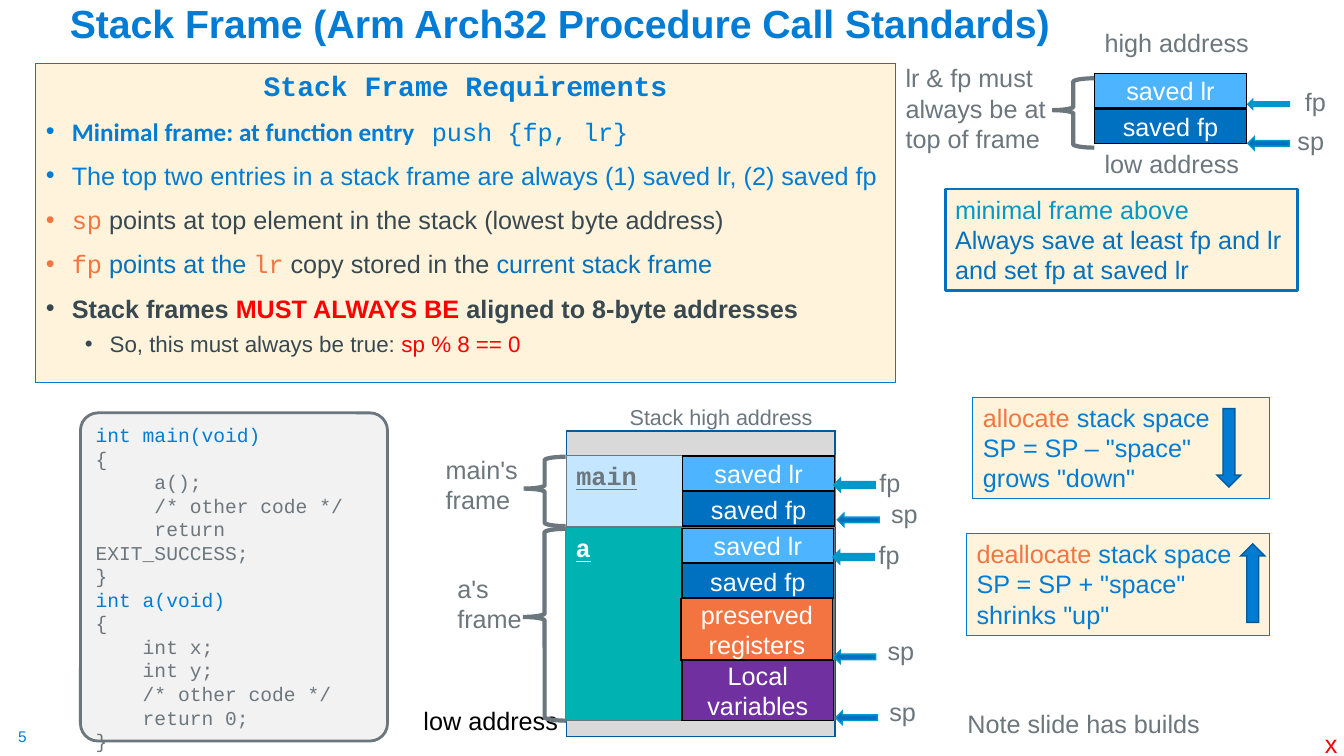
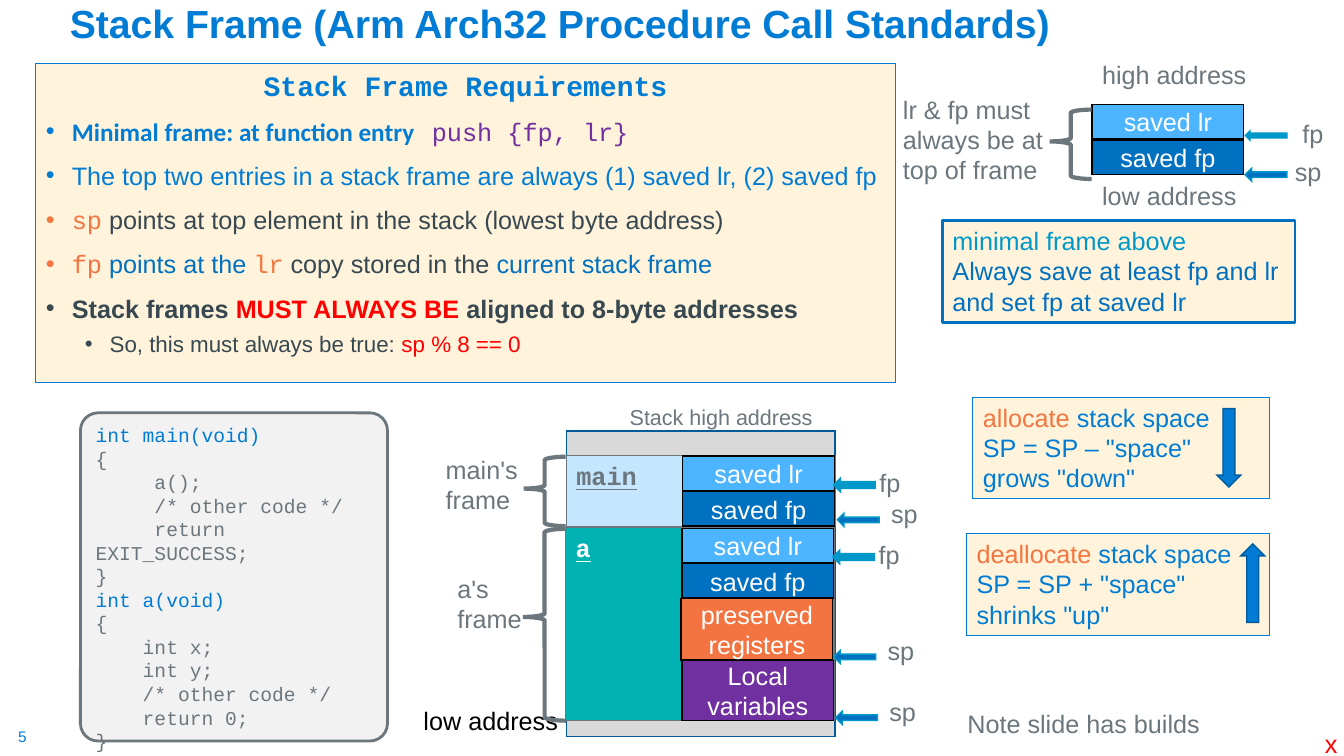
Before and after one commit to cse30-fa22/Muller_CSE30_Lecture_Slides, a slide deck: slide 5 of 10_Assm_Part5.pptx. Drawn at 1344x756 pixels with LibreOffice and Linux fonts; fonts in the diff are those of the drawing. Boxes give left, top, right and bottom in pixels: in the first picture for what was removed or moved away, otherwise in the second. Text is boxed around its words. In the diff, an @@ line names an element or a change of style, - is before the commit and + after.

```diff
--- a/10_Assm_Part5.pptx
+++ b/10_Assm_Part5.pptx
@@ text "lr & fp must always ...": place and size @@
-text "lr & fp must always ..." at <box>906,69,1046,153</box>
+text "lr & fp must always ..." at <box>903,101,1043,184</box>
@@ text at <box>72,122,628,147</box>: text colour #007CD5 to #7030A0 in "push {fp, lr}" @@
@@ 3 rectangles, 2 texts, 2 left arrows, 1 left brace: place and size @@
-3 rectangles, 2 texts, 2 left arrows, 1 left brace at <box>946,34,1326,291</box>
+3 rectangles, 2 texts, 2 left arrows, 1 left brace at <box>943,66,1323,323</box>
@@ text "sp": place and size @@
-text "sp" at <box>1297,136,1324,155</box>
+text "sp" at <box>1295,167,1322,186</box>
```
Also in this commit, not shown: 4 other slides changed, 1 other file.
